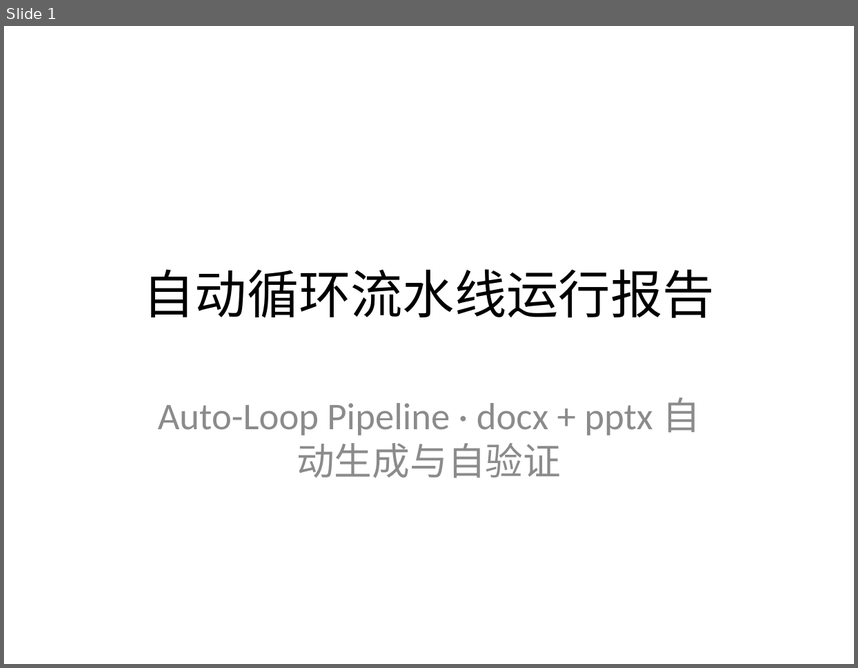
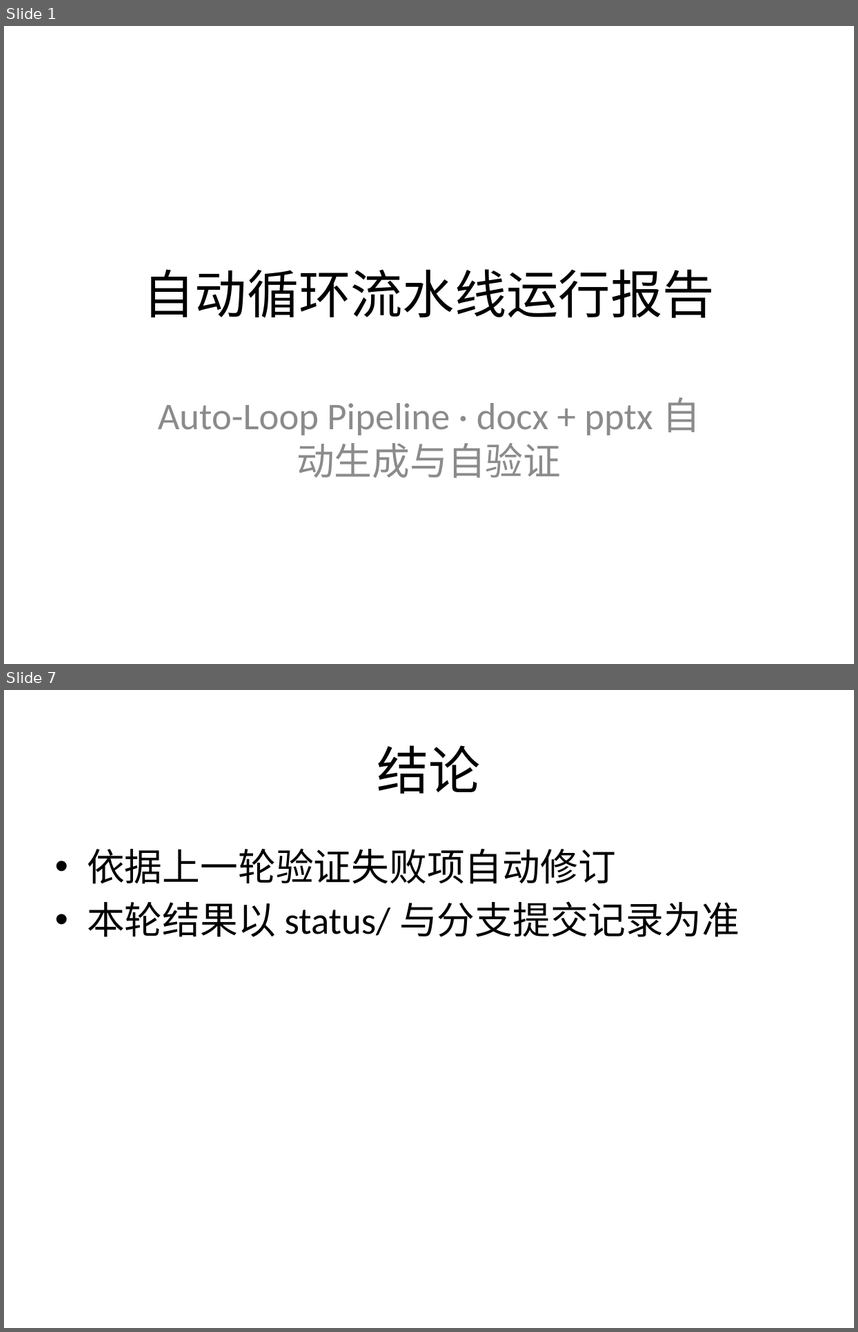
Before and after one commit to mqgg5630-cyber/test-auto-arena, a slide deck: output/slides/deck.pptx. Shown one above the other, each under a label of ours: slide 1 before the commit, slides 1 and 7 after it; the slides between them are not shown. The pictures are 858x668 and 858x1332 pixels, drawn with LibreOffice and Linux fonts; fonts in the diff are those of the drawing. Boxes give left, top, right and bottom in pixels: in the first picture for what was removed or moved away, otherwise in the second. Text is boxed around its words. In the diff, an @@ line names an element or a change of style, - is before the commit and + after.

```diff
--- a/output/slides/deck.pptx
+++ b/output/slides/deck.pptx
@@ slide 7 added at [4,690,854,1328], background #FFFFFF @@
@@ title added at [377,745,481,793], 44 pt, text #000000 @@
+结论
@@ text added at [87,848,740,937], 32 pt, text #000000 @@
+• 依据上一轮验证失败项自动修订
+• 本轮结果以 status/ 与分支提交记录为准
```
Also in this commit, not shown: 1 slide changed, 4 other slides added, 1 slide removed, 4 other files.
